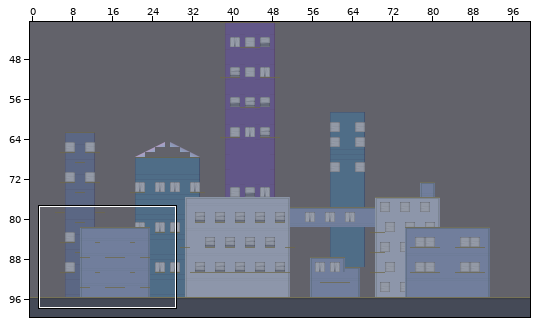
Tiled map (JSON), stored at public/assets/maps/city.json. The picture above shows the old version from afar; the outline marks the close-up.
Close-up. The starting point:
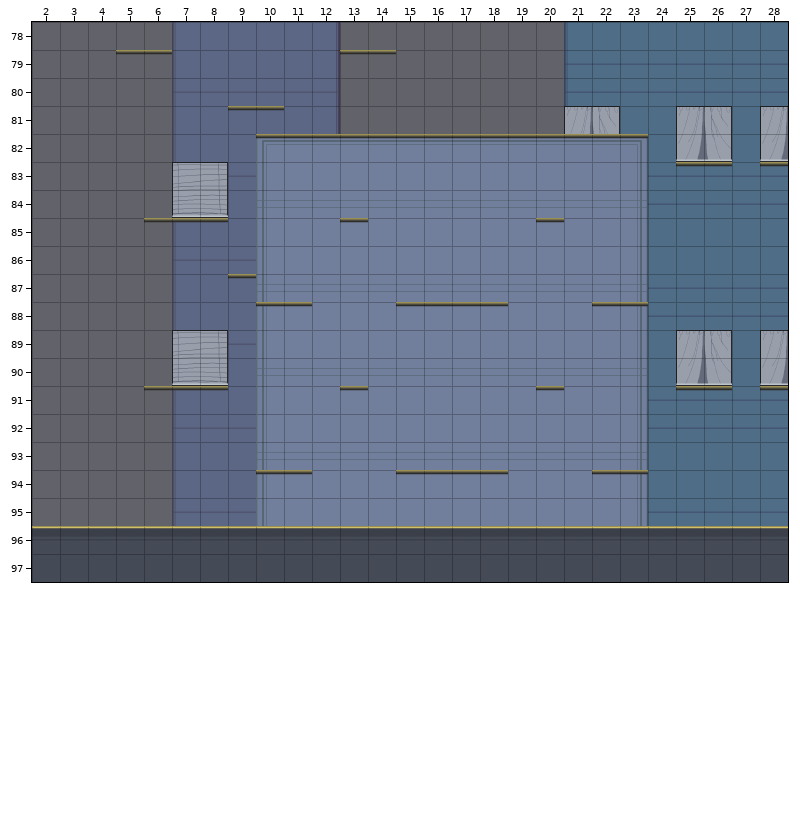
Cells are 100x100 px. Shown: x 2..28, y 78..97. The commit also changed other parts of the map, which this record leaves out.
New version:
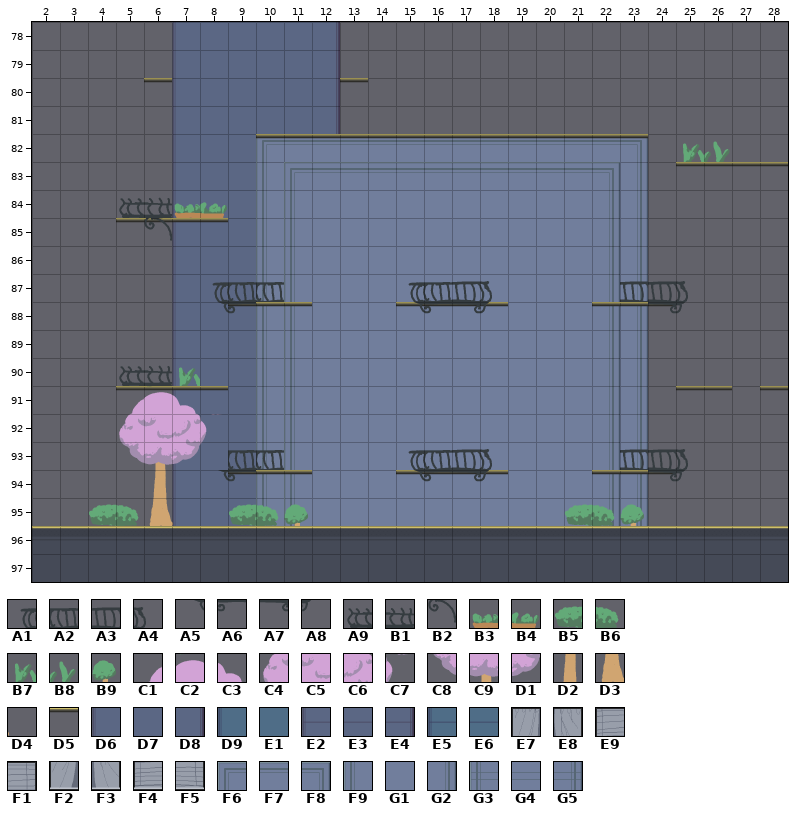
Key: from "tileset_buildings": A1 14, A2 15, A3 16, A4 17, A5 54, A6 55, A7 56, A8 57, A9 182, B1 183, B2 223, B3 252, B4 253, B5 290, B6 291, B7 292, B8 293, B9 296, C1 330, C2 331, C3 332, C4 370, C5 371, C6 372, C7 373, C8 410, C9 411, D1 412, D2 451, D3 491, D4 492; from "tileset_city": D5 10, D6 40, D7 41, D8 42, D9 43, E1 44, E2 80, E3 81, E4 82, E5 83, E6 84, E7 126, E8 127, E9 128, F1 129, F2 166, F3 167, F4 168, F5 169, F6 203, F7 204, F8 205, F9 243, G1 244, G2 245, G3 283, G4 284, G5 285.
__ is an empty cell.
Tiles replaced or removed in this view: D5, D9, E1, E2, E3, E4, E5, E6, E7, E8, E9, F1, F2, F3, F4, F5, G1, G3, G4, G5.
Difference:
Changed rows in their new state; .. is an unchanged cell.
Layer "Background Tiles":
first column x 7:
78 .. .. .. .. .. .. .. .. .. .. .. .. .. .. __ __ __ __ __ __ __ __
79 .. .. .. .. .. .. .. .. .. .. .. .. .. .. __ __ __ __ __ __ __ __
80 D6 D7 D7 D7 D7 D8 .. .. .. .. .. .. .. .. __ __ __ __ __ __ __ __
81 .. .. .. .. .. .. .. .. .. .. .. .. .. .. __ __ __ __ __ __ __ __
82 .. .. .. .. .. .. .. .. .. .. .. .. .. .. .. .. .. __ __ __ __ __
83 D6 D7 D7 .. F6 F7 F7 F7 F7 F7 F7 F7 F7 F7 F7 F8 .. __ __ __ __ __
84 D6 D7 .. F9 F9 G1 G1 G1 G1 G1 G1 G1 G1 G1 G1 G2 G2 __ __ __ __ __
85 .. .. .. .. F9 .. .. .. .. .. .. .. .. .. .. G2 .. __ __ __ __ __
86 D6 D7 D7 .. F9 .. .. .. .. .. .. .. .. .. .. G2 .. __ __ __ __ __
87 .. .. .. F9 F9 G1 G1 G1 G1 G1 G1 G1 G1 G1 G1 G2 G2 __ __ __ __ __
88 .. .. .. .. F9 .. .. .. .. .. .. .. .. .. .. G2 .. __ __ __ __ __
89 D6 D7 D7 .. F9 .. .. .. .. .. .. .. .. .. .. G2 .. __ __ __ __ __
90 D6 D7 .. F9 F9 G1 G1 G1 G1 G1 G1 G1 G1 G1 G1 G2 G2 __ __ __ __ __
91 .. .. .. .. F9 .. .. .. .. .. .. .. .. .. .. G2 .. __ __ __ __ __
92 D6 D7 D7 .. F9 .. .. .. .. .. .. .. .. .. .. G2 .. __ __ __ __ __
93 .. .. .. F9 F9 G1 G1 G1 G1 G1 G1 G1 G1 G1 G1 G2 G2 __ __ __ __ __
94 .. .. .. .. F9 .. .. .. .. .. .. .. .. .. .. G2 .. __ __ __ __ __
95 D6 D7 D7 .. F9 .. .. .. .. .. .. .. .. .. .. G2 .. __ __ __ __ __
Layer "Foreground Tiles":
first column x 5:
79 __ __ .. .. .. .. .. .. __ __ .. .. .. .. .. .. .. .. .. .. .. .. ..
80 .. D5 .. .. .. .. .. .. D5 .. .. .. .. .. .. .. .. .. .. .. .. .. ..
81 .. .. .. .. __ __ .. .. .. .. .. .. .. .. .. .. .. .. .. .. .. .. ..
83 .. .. .. .. .. .. .. .. .. .. .. .. .. .. .. .. .. .. .. .. .. .. D5
85 D5 .. .. .. .. .. .. .. __ .. .. .. .. .. .. __ .. .. .. .. .. .. ..
87 .. .. .. .. __ .. .. .. .. .. .. .. .. .. .. .. .. .. .. .. .. .. ..
88 .. .. .. .. D5 .. .. .. .. .. .. .. .. .. .. .. .. .. .. D5 .. .. ..
91 D5 .. .. .. .. .. .. .. __ .. .. .. .. .. .. __ .. .. .. .. .. .. ..
94 .. .. .. .. D5 .. .. .. .. .. .. .. .. .. .. .. .. .. .. D5 .. .. ..
Layer "Overlay Tiles":
first column x 4:
82 .. .. .. .. .. .. .. .. .. .. .. .. .. .. .. .. .. .. .. .. .. B7 B8
84 .. A9 B1 B3 B4 .. .. .. .. .. .. .. .. .. .. .. .. .. .. .. .. .. ..
85 .. .. B2 .. .. .. .. .. .. .. .. .. .. .. .. .. .. .. .. .. .. .. ..
87 .. .. .. .. A1 A2 A2 .. .. .. .. A1 A2 A3 A4 .. .. .. .. A3 A3 A4 ..
88 .. .. .. .. A5 A6 .. .. .. .. .. A5 A6 A7 A8 .. .. .. .. .. A7 A8 ..
90 .. A9 B1 B7 .. .. .. .. .. .. .. .. .. .. .. .. .. .. .. .. .. .. ..
91 .. C1 C2 C3 .. .. .. .. .. .. .. .. .. .. .. .. .. .. .. .. .. .. ..
92 .. C4 C5 C6 C7 .. .. .. .. .. .. .. .. .. .. .. .. .. .. .. .. .. ..
93 .. C8 C9 D1 .. A2 A2 .. .. .. .. A1 A2 A3 A4 .. .. .. .. A3 A3 A4 ..
94 .. .. D2 .. A5 A6 .. .. .. .. .. A5 A6 A7 A8 .. .. .. .. .. A7 A8 ..
95 B5 B6 D3 D4 .. B5 B6 B9 .. .. .. .. .. .. .. .. .. B5 B6 B9 .. .. ..
Boxes around the changes in both close-ups, in picture pixels (x1, y1, x2, y2):
changed: (89, 22, 788, 526)
